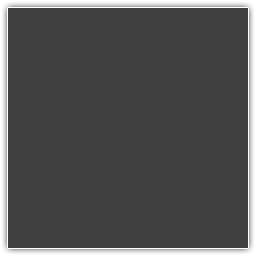
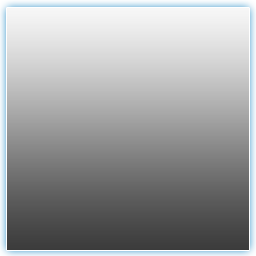
Comparing the layer stacks of the two 256×256 images. Changes:
added layer "Layer 1 copy 2" above "Layer 1" over [7, 8, 249, 250]
hid "Layer 1", painted on it over [7, 8, 249, 250]
